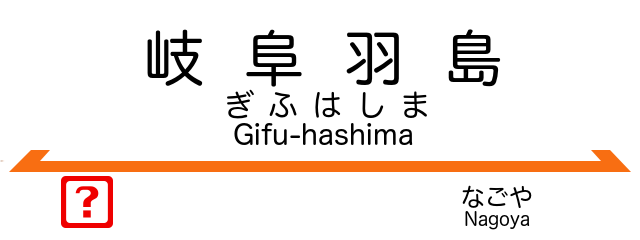
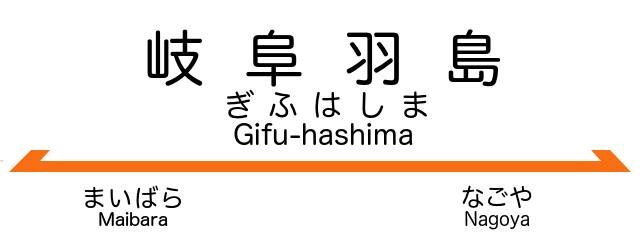
Before/after of a 640px x 240px layered artwork. What changed in the layer stack:
painted on "次駅" over [61, 176, 181, 228]
